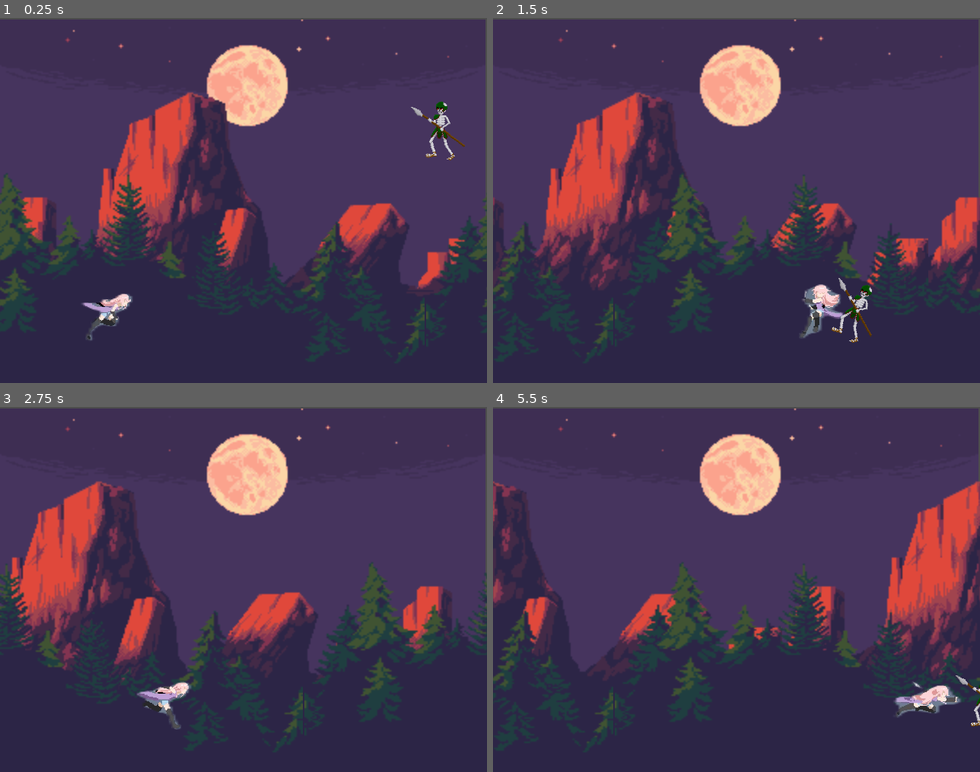
Above: before the commit, frames 1-4 (two rows, left to right).
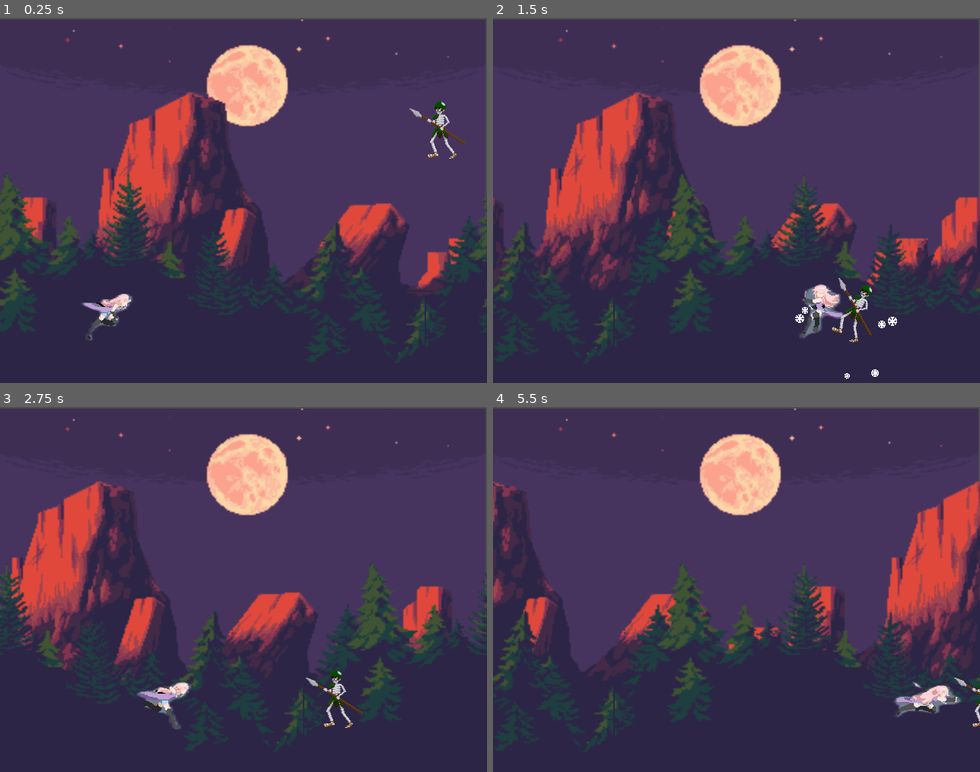
Above: after the commit, the same moments.

Repository: jemmyperez28/Killa
Game: Godot game, scene res://Scenes/level_1.tscn
The game is run twice, just before and just after one commit, with the same random seed, the same clock (stepped at 60 frames per second) and the same inputs.
Inputs:
- Up to frame 1 (0.25 s): no input
- Up to frame 2 (1.5 s): hold Right (ui_right) from 0.53 s (still down); tap J (attack) at 0.6, 1.35 s; tap Up (ui_up) at 0.77 s
- Up to frame 3 (2.75 s): tap Up (ui_up) at 1.52 s; release Right (ui_right) at 2.03 s; hold Left (ui_left) from 2.03 s (still down); tap J (attack) at 2.1 s
- Up to frame 4 (5.5 s): release Left (ui_left) at 2.78 s; hold Right (ui_right) 2.78-4.28 s; tap J (attack) every 0.75 s from 2.85 to 5.1 s; tap Up (ui_up) at 3.02, 3.77, 4.52 s; hold Left (ui_left) 4.28-5.03 s; hold Right (ui_right) from 5.03 s (still down)

The runs differ from the first frame. In frame 1, 0.4% of the frame differs, in the area x 84-96%, y 22-39%; in frame 2, 0.1%; in frame 3, 0.4%, in the area x 62-75%, y 72-88%; in frame 4, 0.1%.

Commit message:
Se sube sistema de particulas ICE para calaberas

Diff:
--- a/Scenes/Enemy1.tscn
+++ b/Scenes/Enemy1.tscn
@@ -23,6 +23,18 @@
 "transitions": PackedFloat32Array(1),
 "update": 1,
 "values": [0]
+}
+tracks/1/type = "value"
+tracks/1/imported = false
+tracks/1/enabled = true
+tracks/1/path = NodePath(".:rotation")
+tracks/1/interp = 1
+tracks/1/loop_wrap = true
+tracks/1/keys = {
+"times": PackedFloat32Array(0),
+"transitions": PackedFloat32Array(1),
+"update": 0,
+"values": [-2.23368e-05]
 }
 
 [sub_resource type="Animation" id="Animation_8yooc"]
@@ -50,7 +62,7 @@
 "times": PackedFloat32Array(0, 0.1, 0.2, 0.3, 0.4),
 "transitions": PackedFloat32Array(1, 1, 1, 1, 1),
 "update": 0,
-"values": [0.0121854, 0.265062, 0.534163, 0.320489, 0.0728751]
+"values": [0.0121854, 0.265062, 0.534163, 0.320489, -2.23368e-05]
 }
 tracks/2/type = "value"
 tracks/2/imported = false
@@ -85,7 +97,7 @@
 
 [node name="Sprite2D" type="Sprite2D" parent="."]
 material = SubResource("ShaderMaterial_h4adv")
-rotation = 0.0728751
+rotation = -2.23368e-05
 scale = Vector2(0.25, 0.25)
 texture = ExtResource("1_hsuhy")
 
--- /dev/null
+++ b/Scenes/ice_particles.tscn
@@ -0,0 +1,36 @@
+[gd_scene load_steps=6 format=3 uid="uid://i1437qndw0o3"]
+
+[ext_resource type="Texture2D" uid="uid://cnlufjxhbwrin" path="res://assets/particles/snow.png" id="1_2x2tt"]
+
+[sub_resource type="CurveXYZTexture" id="CurveXYZTexture_dtba7"]
+
+[sub_resource type="Curve" id="Curve_0sw7d"]
+_data = [Vector2(0, 0.00860095), 0.0, 0.0, 0, 0, Vector2(0.505848, 1), 0.0, 0.0, 0, 0, Vector2(1, 0.00860095), 0.0, 0.0, 0, 0]
+point_count = 3
+
+[sub_resource type="CurveTexture" id="CurveTexture_x1tk2"]
+width = 2048
+curve = SubResource("Curve_0sw7d")
+
+[sub_resource type="ParticleProcessMaterial" id="ParticleProcessMaterial_qmjfc"]
+particle_flag_disable_z = true
+directional_velocity_min = 1.0
+directional_velocity_max = 1.0
+directional_velocity_curve = SubResource("CurveXYZTexture_dtba7")
+radial_velocity_min = 40.0
+radial_velocity_max = 80.0
+gravity = Vector3(0, 80, 0)
+scale_min = 0.04
+scale_max = 0.08
+scale_curve = SubResource("CurveTexture_x1tk2")
+
+[node name="IceParticles" type="GPUParticles2D"]
+scale = Vector2(0.399999, 0.2)
+emitting = false
+amount = 6
+process_material = SubResource("ParticleProcessMaterial_qmjfc")
+texture = ExtResource("1_2x2tt")
+lifetime = 0.8
+preprocess = 1.0
+explosiveness = 1.0
+randomness = 1.0
--- a/Scripts/Enemy1.gd
+++ b/Scripts/Enemy1.gd
@@ -1,10 +1,10 @@
 extends CharacterBody2D
 @onready var animation = $Sprite2D/AnimationPlayer
-
+var ice_particles_scene = preload("res://Scenes/ice_particles.tscn")
 # Get the gravity from the project settings to be synced with RigidBody nodes.
 var gravity = ProjectSettings.get_setting("physics/2d/default_gravity")
 var speed = 3000
-var hp = 10
+var hp = 15
 var on_hit_bool = false
 
 func _physics_process(delta):
@@ -18,6 +18,7 @@
 	if on_hit_bool == false:
 		on_hit_bool = true
 		speed = 0
+		emit_particles()
 		animation.play("hit")
 		hp -= dmg
 
@@ -29,3 +30,22 @@
 		speed = 3000
 		on_hit_bool = false
 		animation.play("RESET")
+		#Emision de particulas
+
+func emit_particles():
+	# Instanciar el nodo de partículas
+	var ice_particles = ice_particles_scene.instantiate()
+	# Añadir el nodo de partículas como hijo del nodo actual (el enemigo)
+	add_child(ice_particles)
+	# Posicionar el nodo de partículas en la posición del enemigo
+	ice_particles.global_position = global_position
+	# Emitir partículas
+	ice_particles.emitting = true
+	ice_particles.restart()
+
+	# Detener la emisión después de un breve período
+	await get_tree().create_timer(0.1).timeout
+	ice_particles.emitting = false
+	# Opcional: Eliminar el nodo de partículas después de un tiempo para limpiar la escena
+	await get_tree().create_timer(ice_particles.lifetime).timeout
+	ice_particles.queue_free()
--- a/Scripts/player_test.gd
+++ b/Scripts/player_test.gd
@@ -5,6 +5,7 @@
 const SPEED = 450.0
 const JUMP_VELOCITY = -250.0
 var sword_damage = 5
+@onready var particles = $IceParticles
 
 var state_animations = {
 	State.IDLE: "run",
--- a/Shaders/Enemy1_hit_flash_shader.tres
+++ b/Shaders/Enemy1_hit_flash_shader.tres
@@ -60,7 +60,6 @@
 
 }
 "
-graph_offset = Vector2(-547.842, -92.2196)
 mode = 1
 flags/light_only = false
 nodes/fragment/2/node = SubResource("VisualShaderNodeColorParameter_nqg5i")
Binary file added: assets/particles/snow.png
Not shown, added: assets/particles/snow.png.import
Binary file added: assets/particles/snow_hit.png
Not shown, added: assets/particles/snow_hit.png.import
